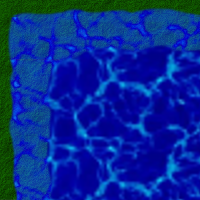
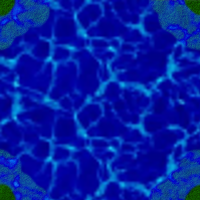
The second 200x200 image is a revision of the first. Changes to its layers:
added layer "Layer #3" above "Layer #2" over [0,182,18,200]
added layer "Layer #2" above "Layer #1" over [182,182,200,200]
added layer "Layer #1" above "Layer" over [183,0,200,17]
added layer "Layer" above "Layer #7" over [0,0,17,18]
added layer "Layer #7" (difference) above "Layer #6" over [0,147,52,200]
added layer "Layer #6" (difference) above "Layer #5" over [148,148,200,200]
added layer "Layer #5" (difference) above "Layer #4" over [148,0,200,52]
added layer "Layer #4" (difference) above "Pasted Layer #2" over [0,0,52,52]
hid "Pasted Layer #2" over [0,0,200,28]
hid "Pasted Layer #3" over [0,0,28,200]
hid "Pasted Layer #9" over [0,0,200,200]
